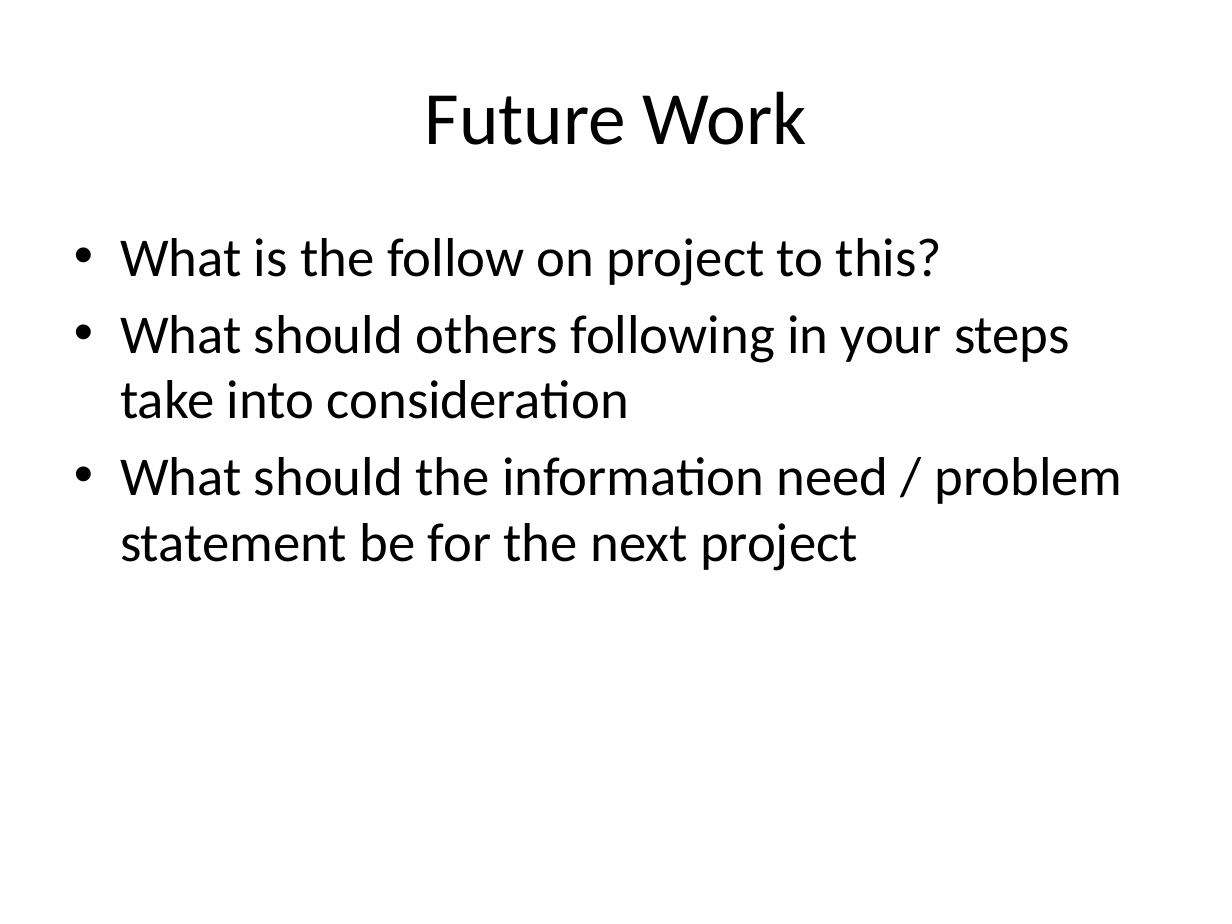
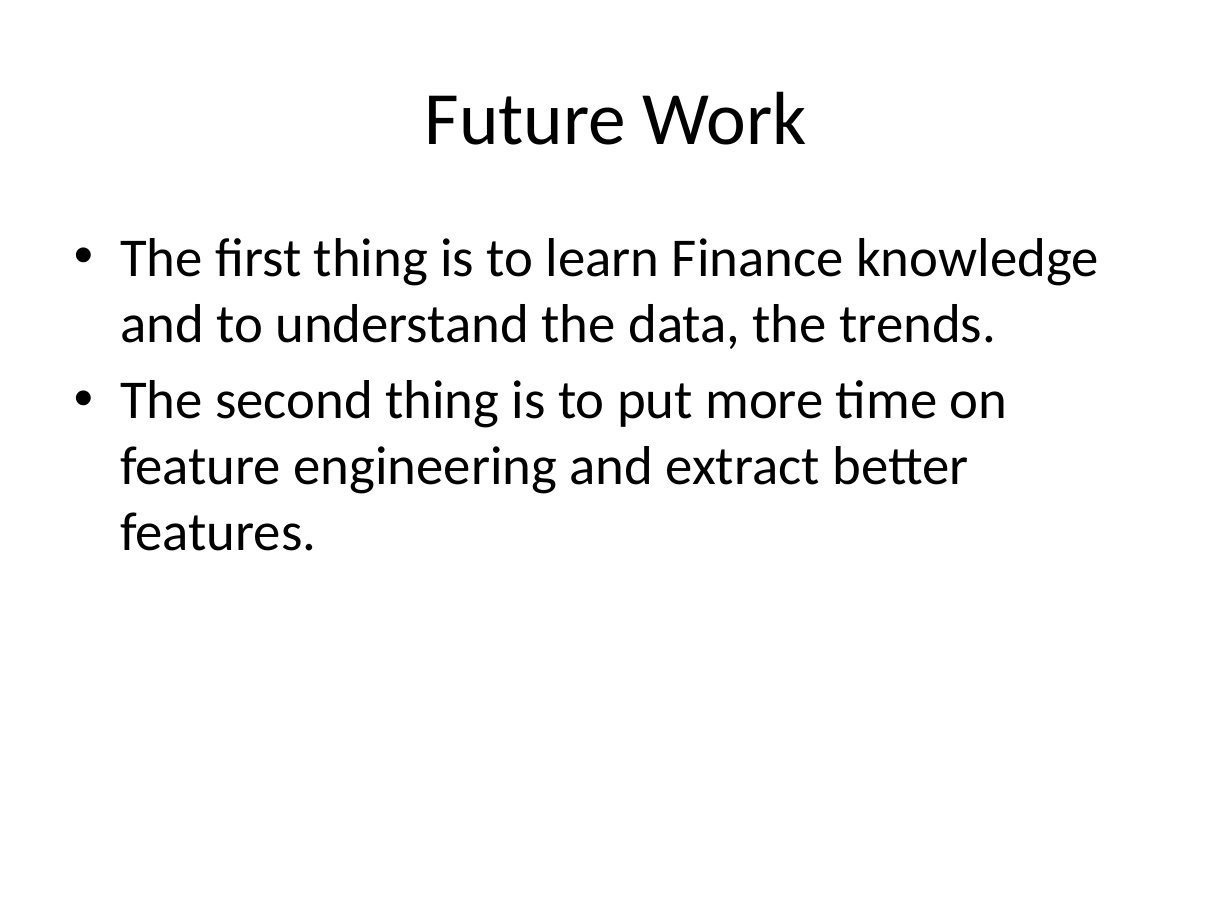
Before and after one commit to amaliujia/Foreign-Exchange, a slide deck: slide 16 of src/HW7/NonTechnical_Audience_Presentation.pptx (slide 12 before the commit). Drawn at 1232x924 pixels with LibreOffice and Linux fonts; fonts in the diff are those of the drawing. Boxes give left, top, right and bottom in pixels: in the first picture for what was removed or moved away, otherwise in the second. Text is boxed around its words. In the diff, an @@ line names an element or a change of style, - is before the commit and + after.

```diff
--- a/src/HW7/NonTechnical_Audience_Presentation.pptx
+++ b/src/HW7/NonTechnical_Audience_Presentation.pptx
@@ text at [120, 238, 1099, 551]: text changed @@
-• What is the follow on project to this?
-• What should others following in your steps take into consideration
-• What should the information need / problem statement be for the next project
+• The first thing is to learn Finance knowledge and to understand the data, the trends.
+• The second thing is to put more time on feature engineering and extract better features.
```
Also in this commit, not shown: 4 other slides changed, 4 slides added, 1 slide removed.
